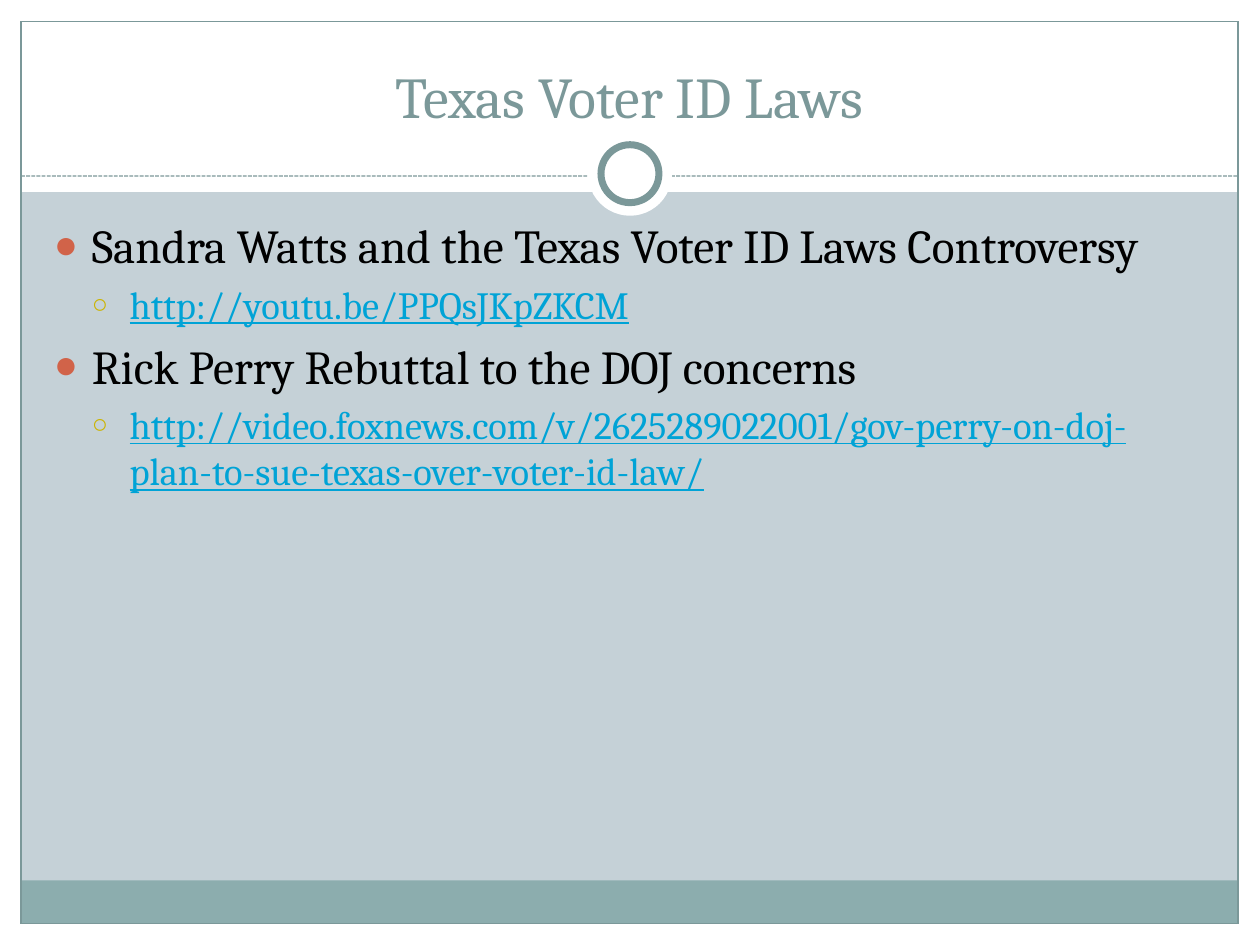
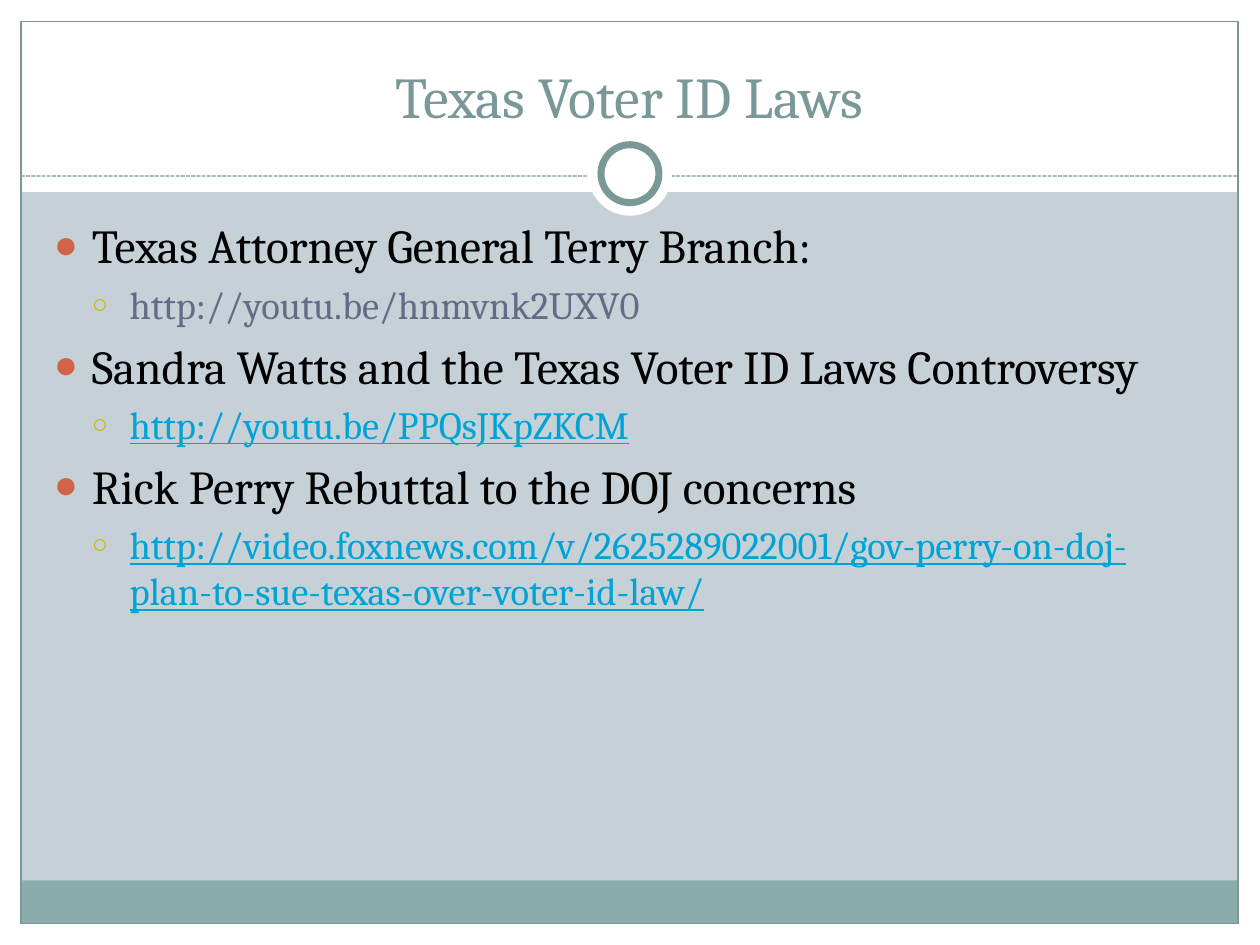
Before and after one commit to halperta/halperta.github.io, a slide deck: slide 12 of rhe306-spring2014/documents/logosLecture.pptx. Drawn at 1260x945 pixels with LibreOffice and Linux fonts; fonts in the diff are those of the drawing. Boxes give left, top, right and bottom in pixels: in the first picture for what was removed or moved away, otherwise in the second. Text is boxed around its words. In the diff, an @@ line names an element or a change of style, - is before the commit and + after.

Commit message:
updated lecture

```diff
--- a/rhe306-spring2014/documents/logosLecture.pptx
+++ b/rhe306-spring2014/documents/logosLecture.pptx
@@ text at [92, 230, 811, 327]: paragraphs added @@
+● Texas Attorney General Terry Branch:
+  ○ http://youtu.be/hnmvnk2UXV0
```
Also in this commit, not shown: 2 other slides changed, 2 other files.
